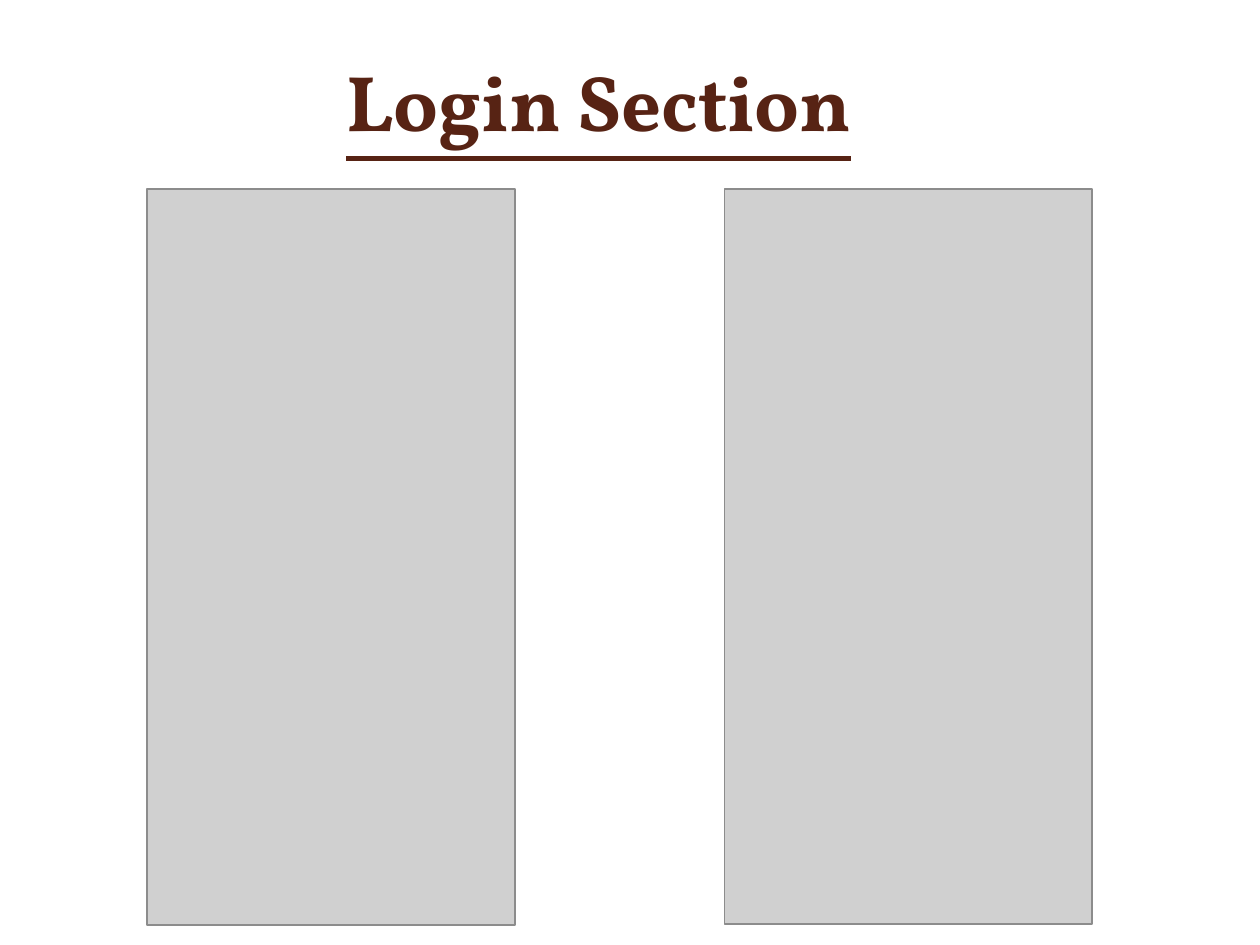
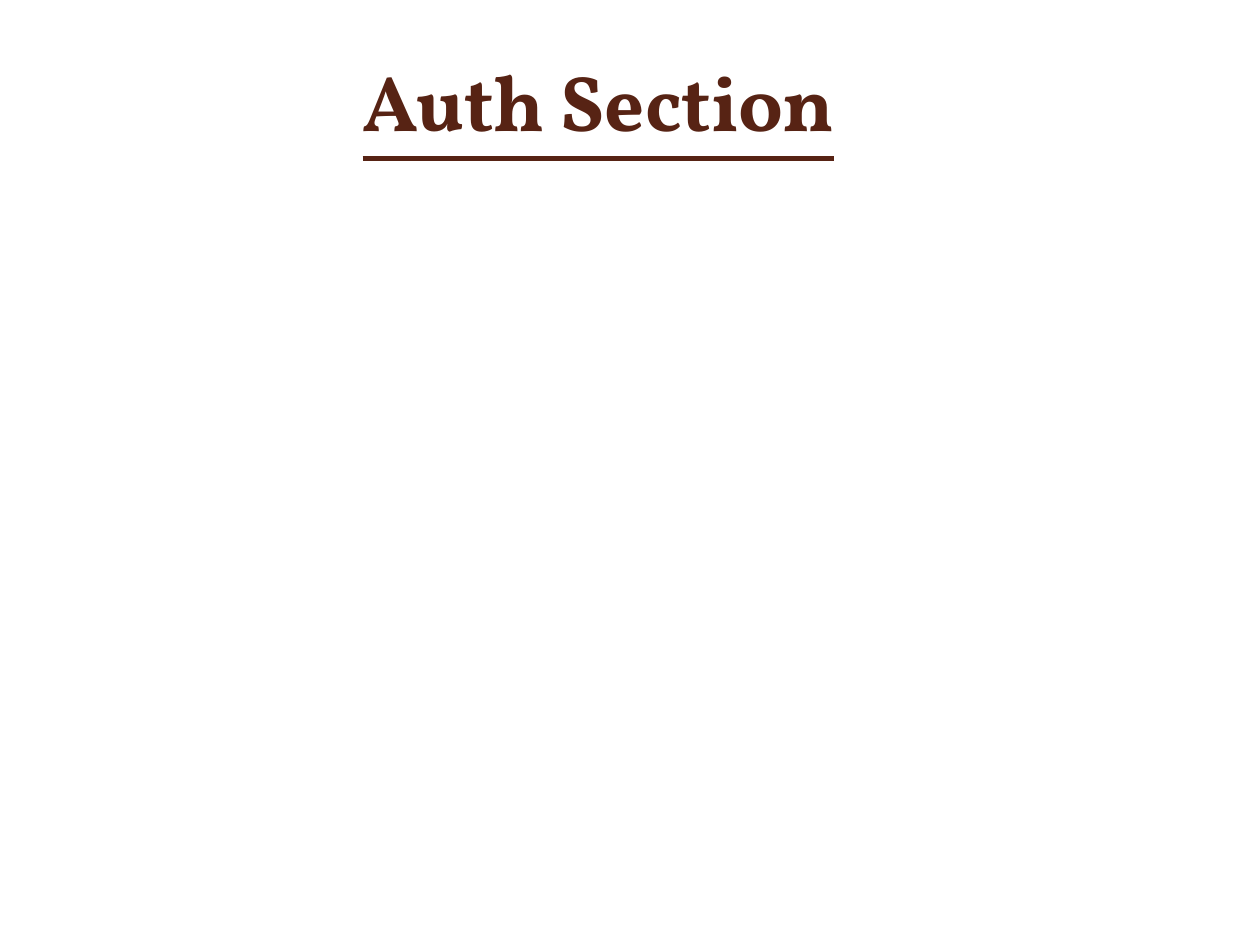
Before and after one commit to Muradali-786/fyp-thesis, a slide deck: slide 16 of fyp presentation New.pptx. Drawn at 1260x945 pixels with LibreOffice and Linux fonts; fonts in the diff are those of the drawing; grey boxes stand for pictures; background and template pictures are left out. Boxes give left, top, right and bottom in pixels: in the first picture for what was removed or moved away, otherwise in the second. Text is boxed around its words. In the diff, an @@ line names an element or a change of style, - is before the commit and + after.

```diff
--- a/fyp presentation New.pptx
+++ b/fyp presentation New.pptx
@@ title at (363,74,835,161): text changed @@
-Login Section
+Auth Section
@@ picture removed at (147,189,515,925) @@
@@ picture removed at (724,189,1092,924) @@
```
Also in this commit, not shown: 4 other slides changed, 6 slides added, 9 slides removed.
